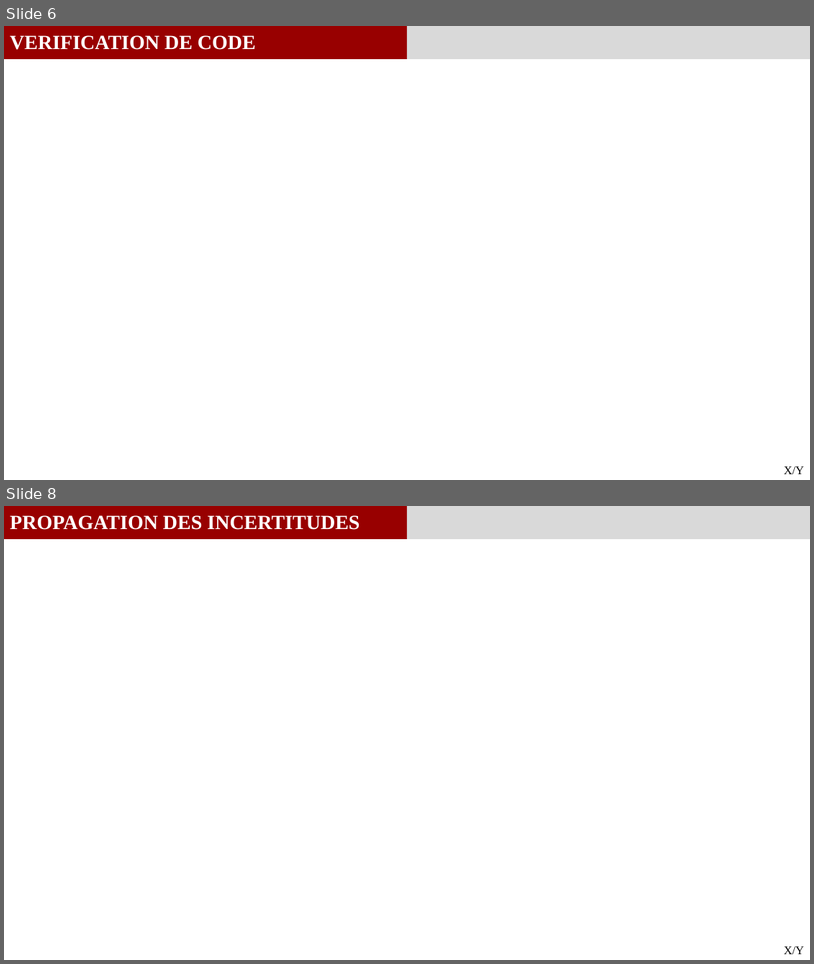
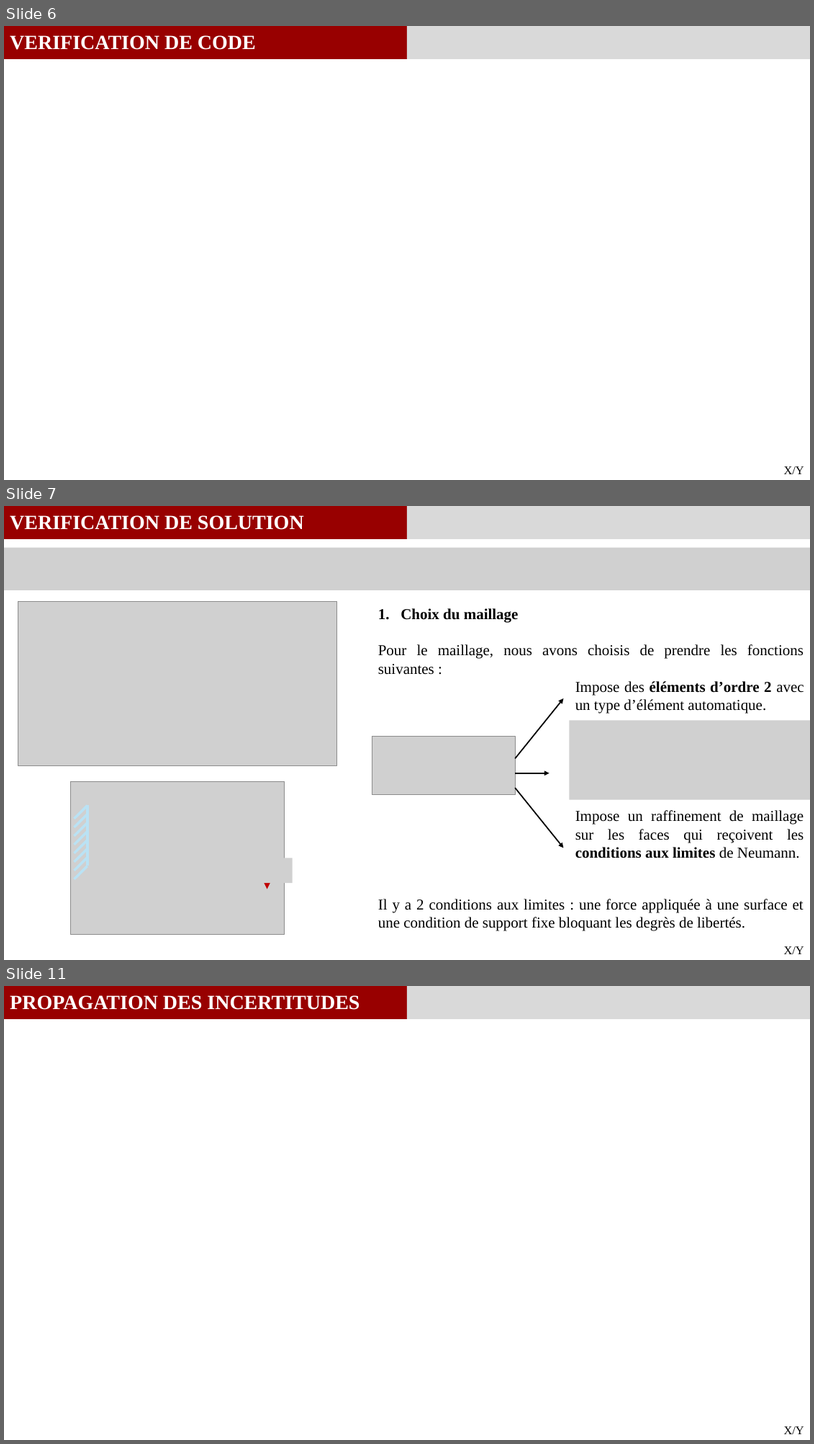
Before and after one commit to GauthierBRUNEL/MEC8211_projet, a slide deck: 03_Rapport/Rapport_Projet.pptx. Shown one above the other, each under a label of ours: slides 6 and 8 before the commit, slides 6, 7 and 11 after it; the slides between them are not shown. The pictures are 814x964 and 814x1444 pixels, drawn with LibreOffice and Linux fonts; fonts in the diff are those of the drawing; grey boxes stand for pictures. Boxes give left, top, right and bottom in pixels: in the first picture for what was removed or moved away, otherwise in the second. Text is boxed around its words. In the diff, an @@ line names an element or a change of style, - is before the commit and + after.

Commit message:
MaJ pp - Verif solution

```diff
--- a/03_Rapport/Rapport_Projet.pptx
+++ b/03_Rapport/Rapport_Projet.pptx
@@ slide 7 added at (4,506,810,960), background #FFFFFF @@
@@ rectangle added at (4,506,407,539), fill #980000 @@
@@ text added at (10,515,304,530), 24 pt, text #FFFFFF, bold @@
+VERIFICATION DE SOLUTION
@@ rectangle added at (407,506,810,539), fill #D9D9D9 @@
@@ picture added at (4,548,810,591) @@
@@ picture added at (18,602,337,765) @@
@@ text added at (378,608,804,674), 18 pt, text #000000 @@
+1. Choix du maillage
+Pour le maillage, nous avons choisis de prendre les fonctions suivantes :
@@ arrow added from (515, 758) to (564, 698), #000000 1.5 pt @@
@@ text added at (576,681,804,713), 18 pt, text #000000 @@
+Impose des éléments d’ordre 2 avec un type d’élément automatique.
@@ picture added at (570,720,810,800) @@
@@ picture added at (373,736,515,795) @@
@@ picture added at (70,781,285,934) @@
@@ arrow added from (515, 773) to (550, 773), #000000 1.5 pt @@
@@ line added from (88, 806) to (74, 818), #BAE2F4 3 pt @@
@@ line added from (88, 805) to (88, 865), #BAE2F4 3 pt @@
@@ arrow added from (515, 788) to (564, 848), #000000 1.5 pt @@
@@ line added from (88, 814) to (74, 827), #BAE2F4 3 pt @@
@@ line added from (88, 822) to (74, 836), #BAE2F4 3 pt @@
@@ text added at (576,810,804,858), 18 pt, text #000000 @@
+Impose un raffinement de maillage sur les faces qui reçoivent les conditions aux limites de Neumann.
@@ line added from (88, 831) to (74, 844), #BAE2F4 3 pt @@
@@ line added from (88, 840) to (74, 853), #BAE2F4 3 pt @@
@@ line added from (88, 849) to (74, 862), #BAE2F4 3 pt @@
@@ line added from (88, 866) to (74, 879), #BAE2F4 3 pt @@
@@ line added from (88, 857) to (74, 870), #BAE2F4 3 pt @@
@@ picture added at (261,857,293,883) @@
@@ arrow added from (267, 862) to (267, 889), #C00000 3 pt @@
@@ text added at (378,898,804,931), 18 pt, text #000000 @@
+Il y a 2 conditions aux limites : une force appliquée à une surface et une condition de support fixe bloquant les degrès de libertés.
@@ text added at (784,946,805,954), 14 pt, text #000000 @@
+X/Y
@@ what was slide 8 is now slide 11 @@
```
Also in this commit, not shown: 6 slides changed, 2 other slides added, 1 other file.
